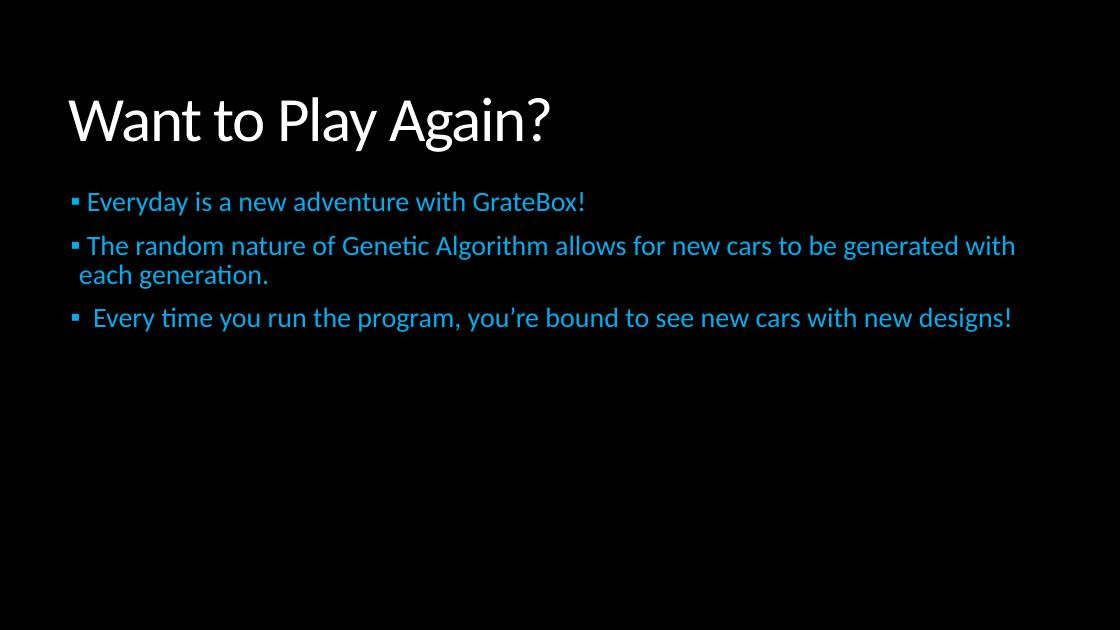
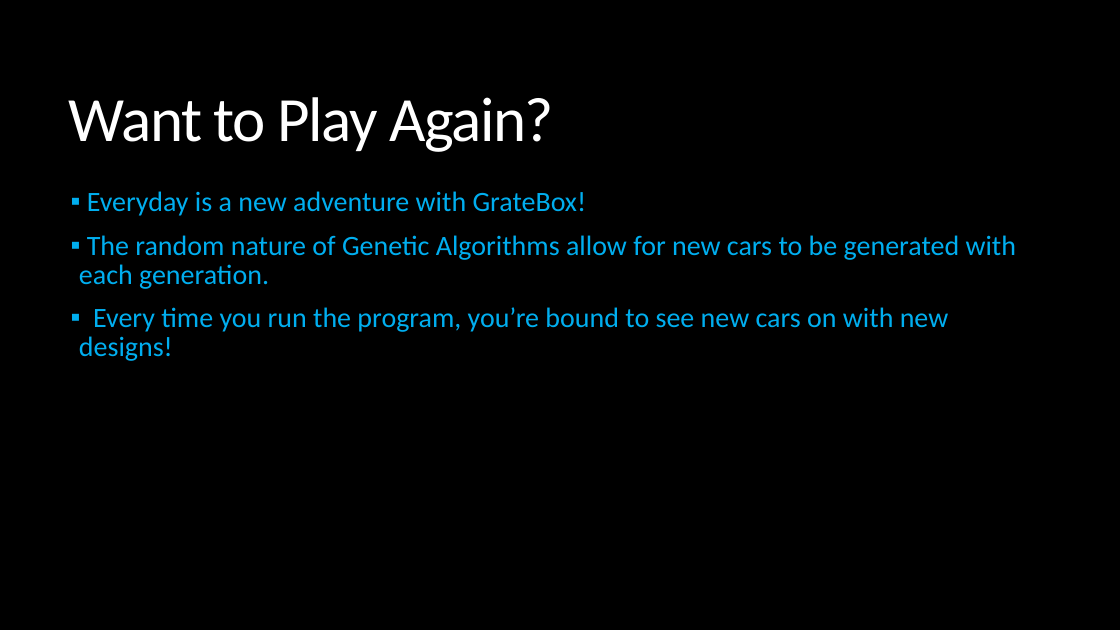
Before and after one commit to KelvinKKLin/GrateBox, a slide deck: slide 14 of Presentation.pptx. Drawn at 1120x630 pixels with LibreOffice and Linux fonts; fonts in the diff are those of the drawing. Boxes give left, top, right and bottom in pixels: in the first picture for what was removed or moved away, otherwise in the second. Text is boxed around its words. In the diff, an @@ line names an element or a change of style, - is before the commit and + after.

```diff
--- a/Presentation.pptx
+++ b/Presentation.pptx
@@ text at bbox=[79, 235, 1016, 361]: text changed @@
-▪ The random nature of Genetic Algorithm allows for new cars to be generated with each generation.
-▪ Every time you run the program, you’re bound to see new cars with new designs!
+▪ The random nature of Genetic Algorithms allow for new cars to be generated with each generation.
+▪ Every time you run the program, you’re bound to see new cars on with new designs!
```
Also in this commit, not shown: 5 other slides changed, 1 other file.
